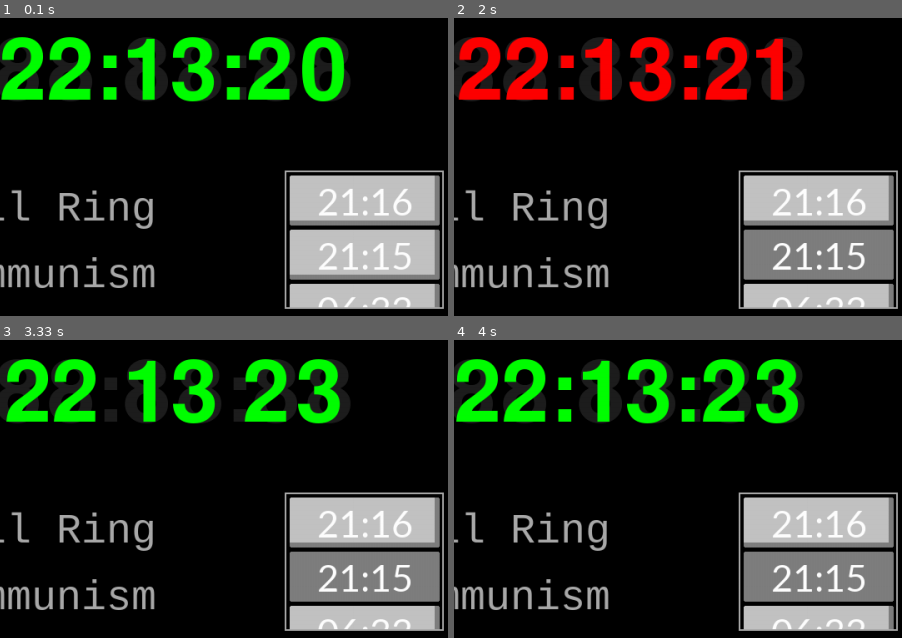
Above: before the commit, frames 1-4 (two rows, left to right).
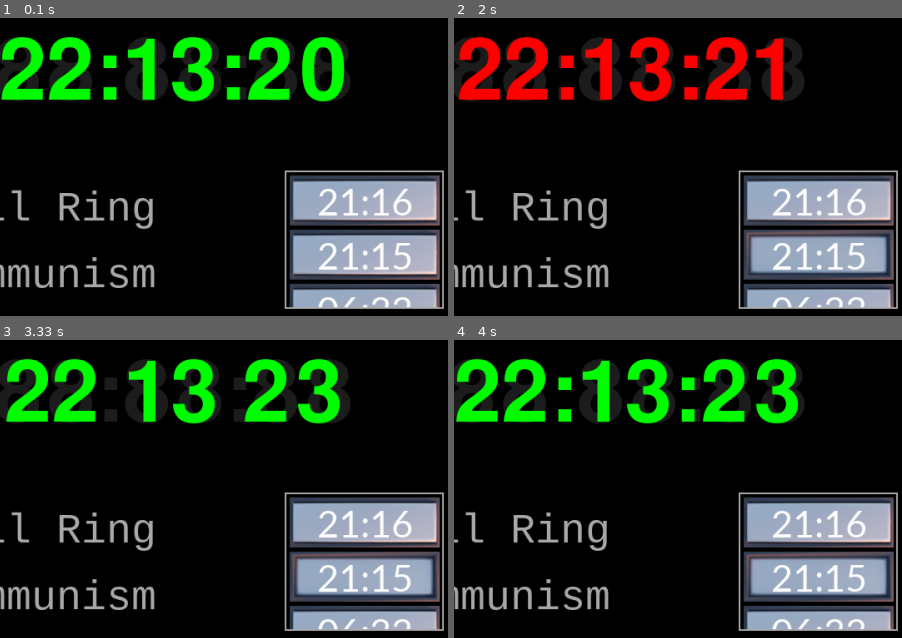
Above: after the commit, the same moments.

Repository: ChenKB91/pygame_class_bell
Game: pygame game, started from data/bell.py
The game is run twice, just before and just after one commit, with the same random seed, the same clock (stepped at 60 frames per second) and the same inputs. The source is Python 2; it was converted automatically to run under Python 3.
Inputs (mouse positions are % of the whole screen's width and height, from its top left):
- Up to frame 1 (0.1 s): no input
- Up to frame 2 (2 s): click (18, 84) at 0.4 s; click (18, 72) at 0.73 s; click (19, 35) at 1.07 s; click (71, 78) at 1.9 s
- Up to frame 3 (3.33 s): click (18, 84) at 3.23 s
- Up to frame 4 (4 s): no input
The pictures show only the part of the screen within x 31-81%, y 41-91%; the shares and areas given below are measured in that part.

The runs differ from the first frame. In frame 1, 10% of the frame differs, in the area x 64-99%, y 52-98%; in frame 2, 11%; in frame 3, 11%; in frame 4, 11%.

Commit message:
fix the path

Diff:
--- a/data/bell.py
+++ b/data/bell.py
@@ -3,7 +3,7 @@
 from datetime import*
 import time
 import random
-from ctypes import windll
+# from ctypes import windll
 import ctypes
 from button_class import*
 
@@ -35,8 +35,8 @@
 schedule = []
 playlist = []
 
-musics_path = os.getcwd()[0:-4] + "musics\\"
-icon_path = os.getcwd() + "\\ygyy\\"
+musics_path = os.getcwd()[:-4] + "/musics/"
+icon_path = os.getcwd() + "/icon/"
 
 
 def refresh_schedule():
@@ -78,8 +78,8 @@
 
 
 previous_time = (datetime.now().hour, datetime.now().minute)
-musics_path = os.getcwd()[0:-4] + "musics\\"
-icon_path = os.getcwd() + "\\icon\\"
+# musics_path = os.getcwd()[0:-4] + "musics\\"
+# icon_path = os.getcwd() + "\\icon\\"
 
 
 # pygame trash
@@ -105,7 +105,7 @@
                     (163, height*3/4 + 23), ["",""])
 
 
-button_list = [button(bg, [icon_path + "unpressed.png", icon_path + "pressed.png"],
+button_list = [button(bg, [icon_path + "buttonup.png", icon_path + "buttondown.png"],
                     (680, height*3/4 - 57 + 65*i), ["%02d:%02d"%schedule[i],"%02d:%02d"%schedule[i]]) for i in range(len(schedule))]
 button_list_y = 0
 button_list_y_max = len(schedule)*65 - 160
@@ -121,12 +121,12 @@
 def play_ring(ring):
     r = random.random()
     if button_red.pressed == True:
-        for i in range(50):
-            windll.user32.PostMessageA(
-                windll.user32.GetForegroundWindow(), 0x319, 0, volume_down*0x10000)
-        for i in range(35):
-            windll.user32.PostMessageA(
-                windll.user32.GetForegroundWindow(), 0x319, 0, volume_up*0x10000)
+        # for i in range(50):
+        #     windll.user32.PostMessageA(
+        #         windll.user32.GetForegroundWindow(), 0x319, 0, volume_down*0x10000)
+        # for i in range(35):
+        #     windll.user32.PostMessageA(
+        #         windll.user32.GetForegroundWindow(), 0x319, 0, volume_up*0x10000)
 
         pg.mixer.init()
         pg.mixer.music.load(musics_path+ring)
Not shown, changed: data/button_class.pyc
